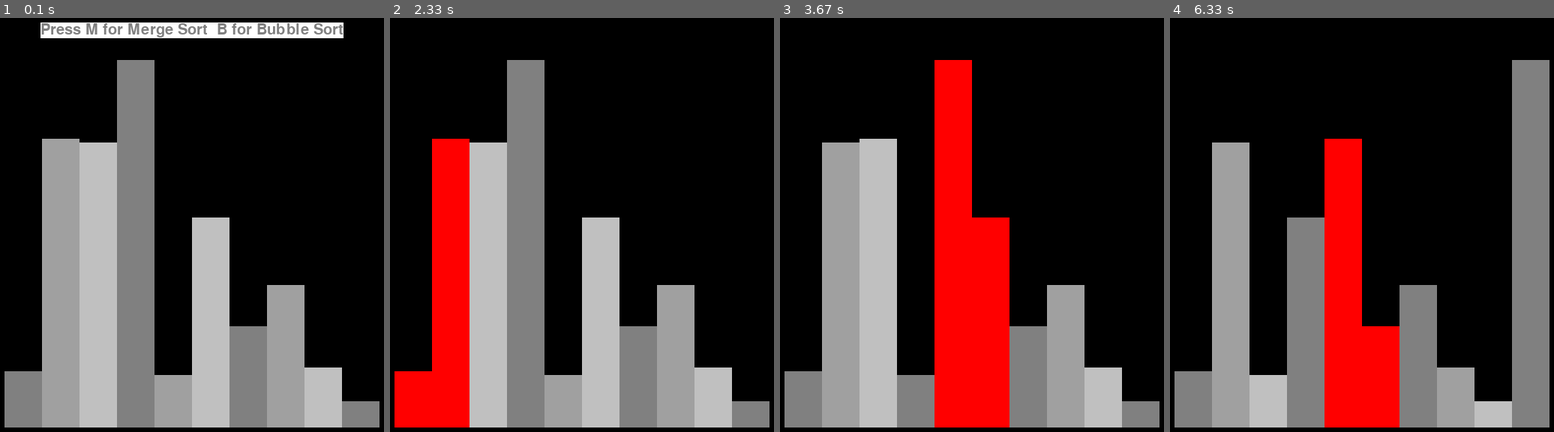
Above: before the commit, frames 1-4 (left to right).
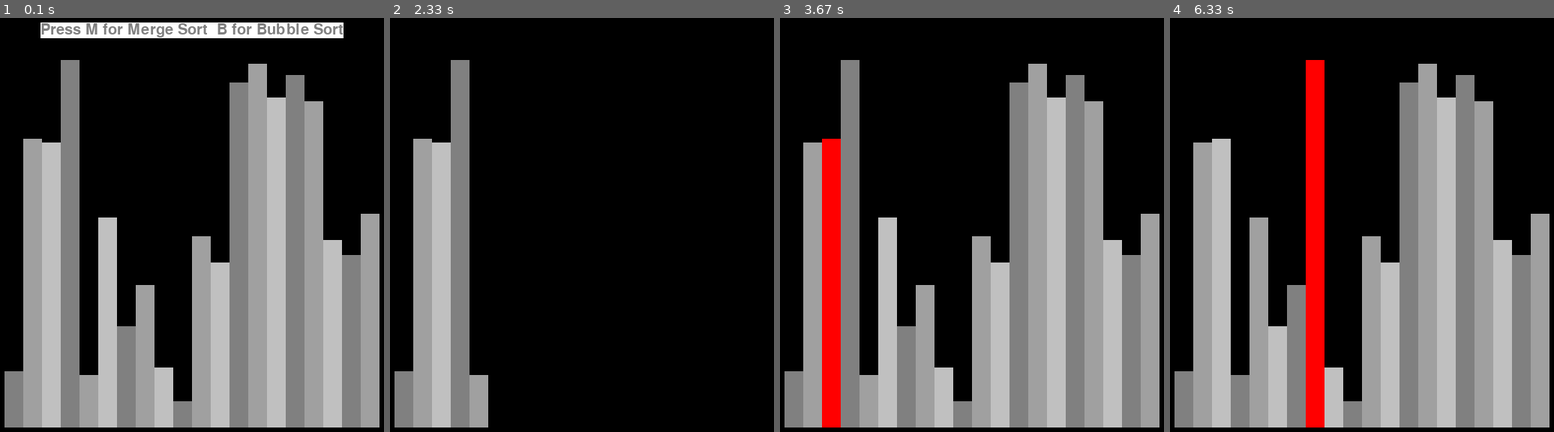
Above: after the commit, the same moments.

Repository: nehyaeeg/MergeSort-Visualization-using-Python-and-Pygame
Game: pygame game, started from main.py
The game is run twice, just before and just after one commit, with the same random seed, the same clock (stepped at 60 frames per second) and the same inputs.
Inputs:
- Up to frame 1 (0.1 s): no input
- Up to frame 2 (2.33 s): tap B at 1.83 s
- Up to frame 3 (3.67 s): no input
- Up to frame 4 (6.33 s): no input

The runs differ from the first frame. In frame 1, 52% of the frame differs, in the area x 6-99%, y 10-99%; in frame 2, 41%; in frame 3, 56%; in frame 4, 56%.

Commit message:
Formatting change

Diff:
--- a/GUI.py
+++ b/GUI.py
@@ -25,11 +25,8 @@
         self.lst = lst
         self.col_list = [self.BAR_SHADES[(index)%3] for index,_ in enumerate(lst)] # color assignment.
         self.lst_wrapper = lst_wrapper
-
         self.window =pygame.display.set_mode((width, height)) # main window
-
         pygame.display.set_caption("Navid's Sorting Visualization") # title
-
         font = pygame.font.Font('freesansbold.ttf', 20)
         text = font.render('Press M for Merge Sort  B for Bubble Sort', True, self.GREEN, self.WHITE)
         textRect = text.get_rect()
@@ -43,23 +40,15 @@
         # bounds for hight of histograms bars
         self.max_val = max(lst)
         self.min_val = min(lst)
-
         self.bar_width = ( self.width- DrawInfo.PERIPHERAL_PADDING) // len(lst) # width of each bar
-
         self.bar_height_scale_factor = ( self.height - DrawInfo.TOP_PAD ) // (self.max_val + self.min_val) # for scaling bar height
         self.start_x = DrawInfo.PERIPHERAL_PADDING // 2
 
 
     def show_text(self):
         font = pygame.font.Font('freesansbold.ttf', 20)
-
-
         text = font.render('Press M for Merge Sort  B for Bubble Sort', True, self.GREEN, self.WHITE)
-
-
         textRect = text.get_rect()
-
-
         textRect.center = (300, 20)
         self.window.blit(text, textRect)
 
--- a/main.py
+++ b/main.py
@@ -8,7 +8,8 @@
 
 def main():
 
-    lst, lstwrapper = random_number_generator(10,1,100) # random initialization
+    n = 20 # number of bars
+    lst, lstwrapper = random_number_generator(n,1,100) # random initialization
     game_screen = DrawInfo(600,600,lst,lstwrapper) # initialize main pygame obj
     draw_list(game_screen) # show list
     pygame.time.Clock().tick(60)
@@ -30,12 +31,12 @@
                 if event.key == pygame.K_b:
                     game_screen.lst = bubbleSort(game_screen.lst,game_screen) # perform and show
                     game_screen.bubble_option() # show resetting text
-                    game_screen.lst, game_screen.lst_wrapper =  random_number_generator(10,1,100) # update list
+                    game_screen.lst, game_screen.lst_wrapper =  random_number_generator(n,1,100) # update list
 
                 if event.key == pygame.K_m:
                     game_screen.lst = mergesort(game_screen.lst_wrapper,game_screen) # perform and show
                     game_screen.bubble_option() # show resetting text
-                    game_screen.lst, game_screen.lst_wrapper =  random_number_generator(10,1,100) # update list
+                    game_screen.lst, game_screen.lst_wrapper =  random_number_generator(n,1,100) # update list
 
 if __name__ == "__main__":
     main()
